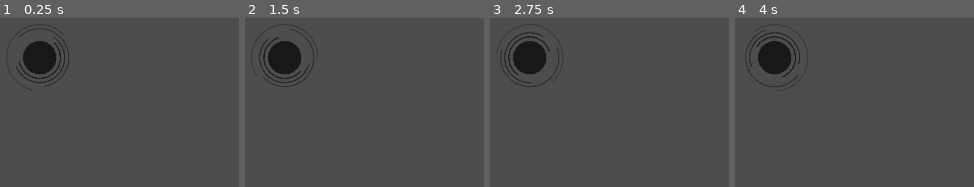
Above: before the commit, frames 1-4 (left to right).
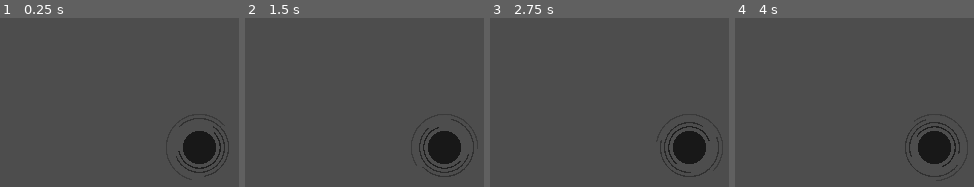
Above: after the commit, the same moments.

Repository: fatihceyln/a-game-about-feeding-a-black-hole
Game: Godot game, scene res://main/main.tscn
Two runs of this game, one before a commit and one after it. Both use one fixed random seed, a clock stepped at 60 frames per second and the inputs below. The project has no main scene, so this scene is started directly.
Inputs:
- Up to frame 1 (0.25 s): no input
- Up to frame 2 (1.5 s): no input
- Up to frame 3 (2.75 s): tap Enter at 2 s
- Up to frame 4 (4 s): tap Space at 3.5 s

The runs differ from the first frame. In frame 1, 5.9% of the frame differs, in the area x 6-96%, y 5-95%; in frame 2, 5.9%, in the area x 5-96%, y 6-95%; in frame 3, 5.9%; in frame 4, 5.9%.

Commit message:
Update BlackHole position in main scene to center of viewport

Diff:
--- a/main/main.tscn
+++ b/main/main.tscn
@@ -5,4 +5,4 @@
 [node name="Main" type="Node2D" unique_id=1174812453]
 
 [node name="BlackHole" parent="." unique_id=776193760 instance=ExtResource("1_53q0u")]
-position = Vector2(576, 324)
+position = Vector2(960, 540)
